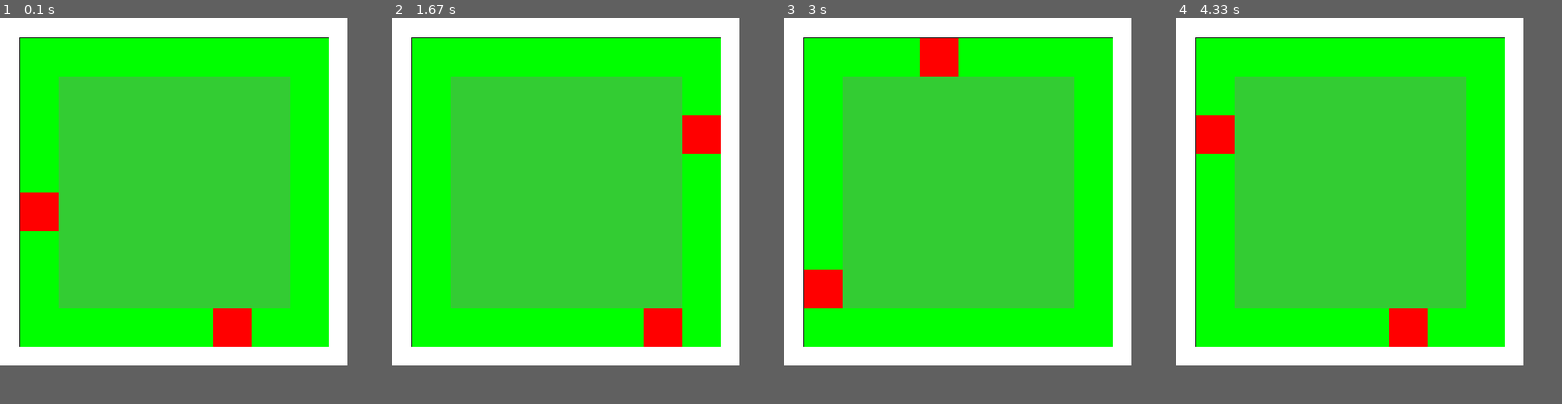
Above: before the commit, frames 1-4 (left to right).
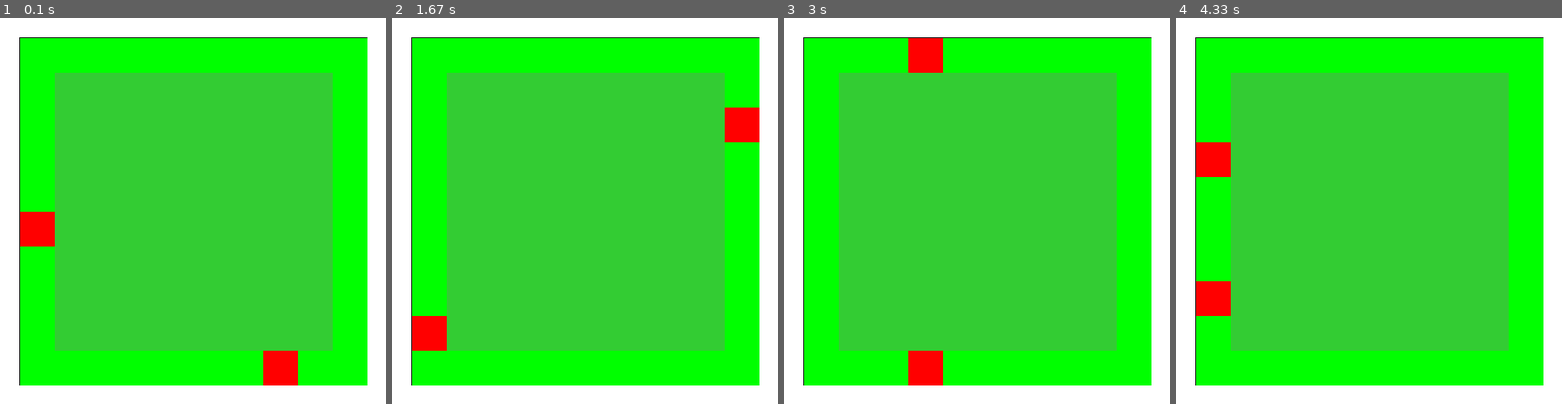
Above: after the commit, the same moments.

Repository: jsmith4925/ai_proj
Game: pygame game, started from concepts/mapping/mapping.2.py
The game is run twice, just before and just after one commit, with the same random seed, the same clock (stepped at 60 frames per second) and the same inputs.
Inputs:
- Up to frame 1 (0.1 s): no input
- Up to frame 2 (1.67 s): tap Right Ctrl at 0.33, 0.73, 1.23 s; hold P 0.67-1.13 s
- Up to frame 3 (3 s): tap Right Ctrl at 1.82, 2.58 s
- Up to frame 4 (4.33 s): tap Right Ctrl at 3.48 s
The window is 450x450 before the commit and 500x500 after it. Grey fills any space a smaller window leaves; there, only what the larger window draws over its background counts as a difference.

The runs differ from the first frame. In frame 1, 32% of the frame differs, in the area x 5-96%, y 5-96%; in frame 2, 32%; in frame 3, 33%; in frame 4, 33%.

Commit message:
bug fixes

Diff:
--- a/concepts/mapping/mapping.2.py
+++ b/concepts/mapping/mapping.2.py
@@ -14,22 +14,22 @@
 GRASS_GREEN = (51, 204, 51)
 BLUE = (0, 0, 255)
 PURPLE = (128, 0, 128)
-LIGHT_RED    =(255,128,128)
+LIGHT_RED = (255, 128, 128)
 ROAD_BROWN = (83, 64, 45)
 
-#Set block types
+# Set block types
 UNSET = 0
 ROUTE = 1
 WALL = 2
 GOAL = 3
-XX = 9 # out of bounds
+XX = 9  # out of bounds
 
 # Set grid square area here: Smallest SECTOR_AREA: 5.
-SECTOR_AREA = 50
+SECTOR_AREA = 45
 MARGIN = 50
 # Resolution of the grid
-SECT_Y_COUNT = 8
-SECT_X_COUNT = 8
+SECT_Y_COUNT = 10
+SECT_X_COUNT = 10
 
 pygame.init()
 running = True
@@ -41,28 +41,30 @@
 screen = pygame.display.set_mode(size)
 grid = []
 
+
 def new_start():
-    edge_rows = [[0,random.randint(0,SECT_X_COUNT-1)],
-    [SECT_X_COUNT-1, random.randint(0,SECT_X_COUNT-1)],
-    [random.randint(0,SECT_X_COUNT-1),0],
-    [random.randint(0,SECT_X_COUNT-1),SECT_X_COUNT-1]
-    ]
-    return edge_rows[random.randint(0,3)]
+    edge_rows = [[0, random.randint(0, SECT_X_COUNT-1)],
+                 [SECT_X_COUNT-1, random.randint(0, SECT_X_COUNT-1)],
+                 [random.randint(0, SECT_X_COUNT-1), 0],
+                 [random.randint(0, SECT_X_COUNT-1), SECT_X_COUNT-1]
+                 ]
+    return edge_rows[random.randint(0, 3)]
+
 
 def get_adjacent_values(full_grid, current_X, current_Y):
-    values = [XX,XX,XX,XX]
-    #current position = full_grid[current_X][current_Y]]
-    #with out of bounds check
-    #North
+    values = [XX, XX, XX, XX]
+    # current position = full_grid[current_X][current_Y]]
+    # with out of bounds check
+    # North
     if current_Y < SECT_Y_COUNT-1:
         values[0] = full_grid[current_X][current_Y+1]
-    #East
+    # East
     if current_X < SECT_X_COUNT-1:
         values[1] = full_grid[current_X+1][current_Y]
-    #South
+    # South
     if current_Y > 0:
         values[2] = full_grid[current_X][current_Y-1]
-    #West
+    # West
     if current_X > 0:
         values[3] = full_grid[current_X-1][current_Y]
     # returns a 4 digit array - [N, E, S, W]
@@ -70,59 +72,67 @@
 
 
 def new_maze():
-    #make a new empty map
-    grid=[]
+    # make a new empty map
+    grid = []
     for x in range(SECT_X_COUNT):
         grid.append([])
         for y in range(SECT_Y_COUNT):
             grid[x].append(UNSET)
-    #Set surrounding wall
+    # Set surrounding wall
     for row in range(SECT_X_COUNT):
         grid[0][row] = WALL
         grid[row][SECT_X_COUNT-1] = WALL
         for column in range(SECT_Y_COUNT):
             grid[column][0] = WALL
-            grid[SECT_Y_COUNT-1][column] =WALL
-    #Set Start Location
+            grid[SECT_Y_COUNT-1][column] = WALL
+
+    # Set Start Location
     start = new_start()
-    grid[start[0]][start[1]]=GOAL
-    while get_adjacent_values(grid, start[0],start[1]).count(XX) > 1:
-        grid[start[0]][start[1]]=WALL
+    while get_adjacent_values(grid, start[0], start[1]).count(XX) > 1:
         start = new_start()
-        grid[start[0]][start[1]]=GOAL
-    #Set Finish Location
+    grid[start[0]][start[1]] = GOAL
+
+    # Set Finish Location
     finish = new_start()
-    grid[finish[0]][finish[1]]=GOAL
     while (
         start == finish or
-        get_adjacent_values(grid, finish[0],finish[1]).count(GOAL) > 0 or
-        get_adjacent_values(grid, finish[0],finish[1]).count(XX) > 1
-    ):    #Potenitally add a 'same wall' check if maps appear too simple
-        print("Caught Collision")
-        grid[finish[0]][finish[1]]=WALL
+        get_adjacent_values(grid, finish[0], finish[1]).count(GOAL) > 0 or
+        get_adjacent_values(grid, finish[0], finish[1]).count(XX) > 1
+    ):  # Potenitally add a 'same wall' check if maps appear too simple
         finish = new_start()
-        grid[finish[0]][finish[1]]=GOAL
+    grid[finish[0]][finish[1]] = GOAL
     # The entrance to the finish always needs to be clear
     # we set this as road by default here
+    print("Start: " + str(start))
+    print("Finish: " + str(finish))
+    return grid
+    # Plan Route
 
-    #Plan Route
 
+def draw_maze(grid):
     screen.fill(WHITE)
     pygame.draw.rect(screen, BLACK, [25, 25, sizeX-49, sizeY-49], 2)
     # Fill the grid
     for x in range(SECT_X_COUNT):
         for y in range(SECT_Y_COUNT):
             if grid[x][y] == UNSET:
-                pygame.draw.rect(screen, GRASS_GREEN, [26+(y*SECTOR_AREA),26+(x*SECTOR_AREA),SECTOR_AREA,SECTOR_AREA], 0)
+                pygame.draw.rect(screen, GRASS_GREEN, [
+                                 26+(y*SECTOR_AREA), 26+(x*SECTOR_AREA), SECTOR_AREA, SECTOR_AREA], 0)
             elif grid[x][y] == ROUTE:
-                pygame.draw.rect(screen, ROAD_BROWN, [26+(y*SECTOR_AREA),26+(x*SECTOR_AREA),SECTOR_AREA,SECTOR_AREA], 0)
+                pygame.draw.rect(screen, ROAD_BROWN, [
+                                 26+(y*SECTOR_AREA), 26+(x*SECTOR_AREA), SECTOR_AREA, SECTOR_AREA], 0)
             elif grid[x][y] == WALL:
-                pygame.draw.rect(screen, GREEN, [26+(y*SECTOR_AREA),26+(x*SECTOR_AREA),SECTOR_AREA,SECTOR_AREA], 0)
+                pygame.draw.rect(screen, GREEN, [
+                                 26+(y*SECTOR_AREA), 26+(x*SECTOR_AREA), SECTOR_AREA, SECTOR_AREA], 0)
             elif grid[x][y] == GOAL:
-                pygame.draw.rect(screen, RED, [26+(y*SECTOR_AREA),26+(x*SECTOR_AREA),SECTOR_AREA,SECTOR_AREA], 0)
+                pygame.draw.rect(screen, RED, [
+                                 26+(y*SECTOR_AREA), 26+(x*SECTOR_AREA), SECTOR_AREA, SECTOR_AREA], 0)
     return grid
 
-grid = new_maze()
+
+grid = draw_maze(new_maze())
+pygame.display.flip()
+
 
 while running:
     for event in pygame.event.get():
@@ -130,8 +140,9 @@
             if event.key == K_ESCAPE:
                 running = False
             if event.key == K_RCTRL:
-                grid = new_maze()
+                grid = draw_maze(new_maze())
+                pygame.display.flip()
+            if event.key == K_p:
+                print(grid)
         elif event.type == QUIT:
             running = False
-
-    pygame.display.flip()
